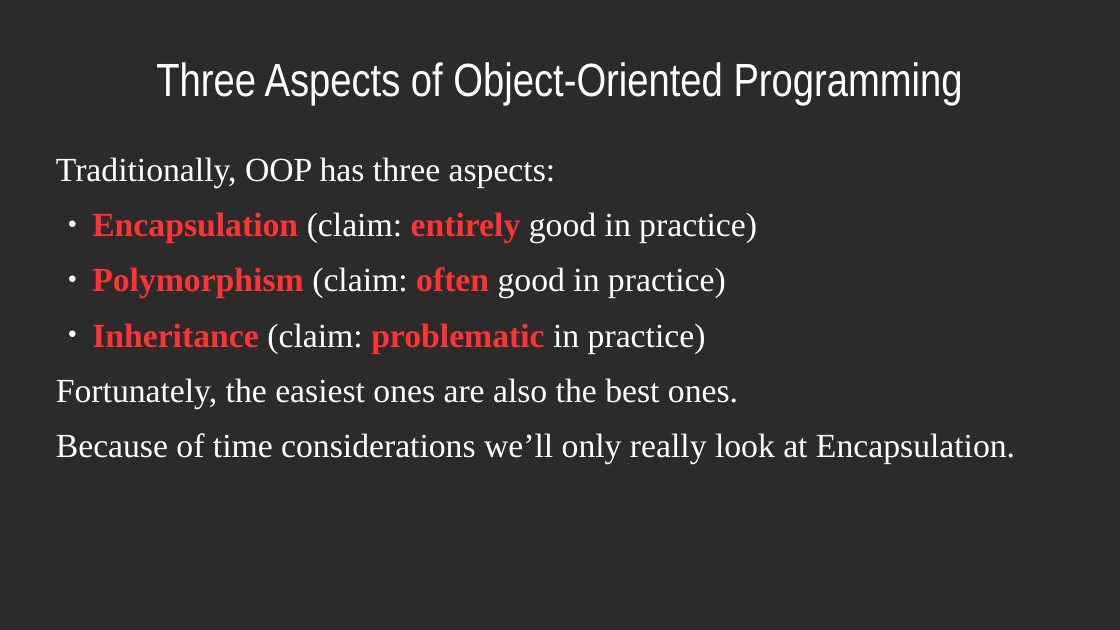
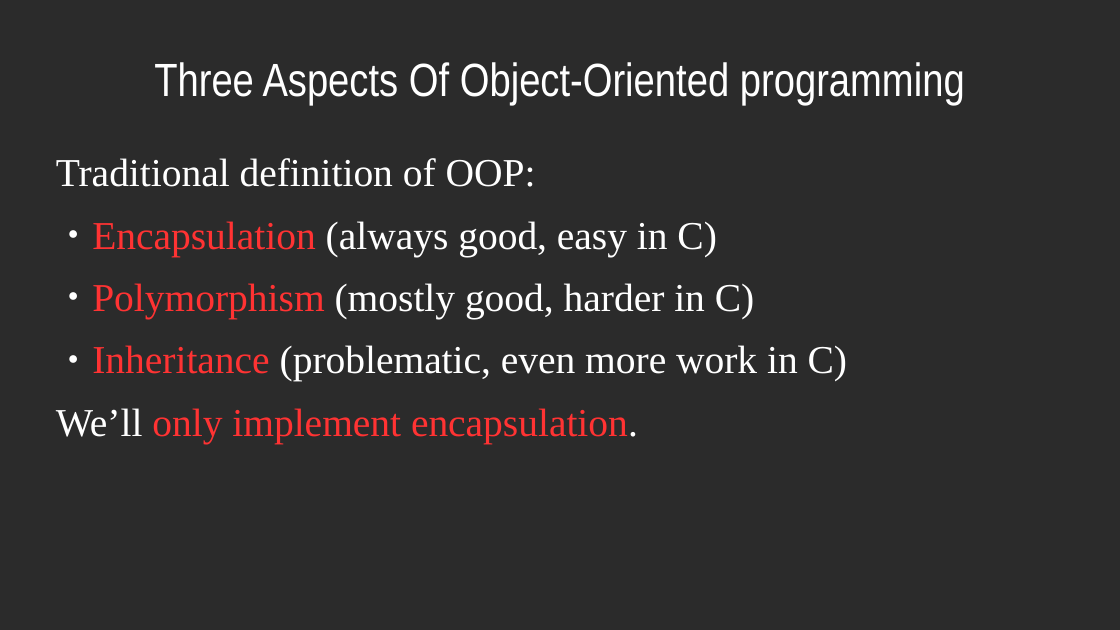
Before and after one commit to dllaurence/youngmanandc, a slide deck: slide 6 of 2020-youngmanandthec-scale.odp. Drawn at 1120x630 pixels with LibreOffice and Linux fonts; fonts in the diff are those of the drawing; background and template pictures are left out; a plain dark background stands for a picture behind light text. Boxes give left, top, right and bottom in pixels: in the first picture for what was removed or moved away, otherwise in the second. Text is boxed around its words. In the diff, an @@ line names an element or a change of style, - is before the commit and + after.

```diff
--- a/2020-youngmanandthec-scale.odp
+++ b/2020-youngmanandthec-scale.odp
@@ title at bbox=[154, 62, 965, 105]: text changed @@
-Three Aspects of Object-Oriented Programming
+Three Aspects Of Object-Oriented programming
@@ text at bbox=[56, 158, 847, 444]: text changed; size 23.9 to 28 pt @@
-Traditionally, OOP has three aspects:
-● Encapsulation (claim: entirely good in practice)
-● Polymorphism (claim: often good in practice)
-● Inheritance (claim: problematic in practice)
-Fortunately, the easiest ones are also the best ones.
-Because of time considerations we’ll only really look at Encapsulation.
+Traditional definition of OOP:
+● Encapsulation (always good, easy in C)
+● Polymorphism (mostly good, harder in C)
+● Inheritance (problematic, even more work in C)
+We’ll only implement encapsulation.
```
Also in this commit, not shown: 17 other slides changed, 7 slides removed.
